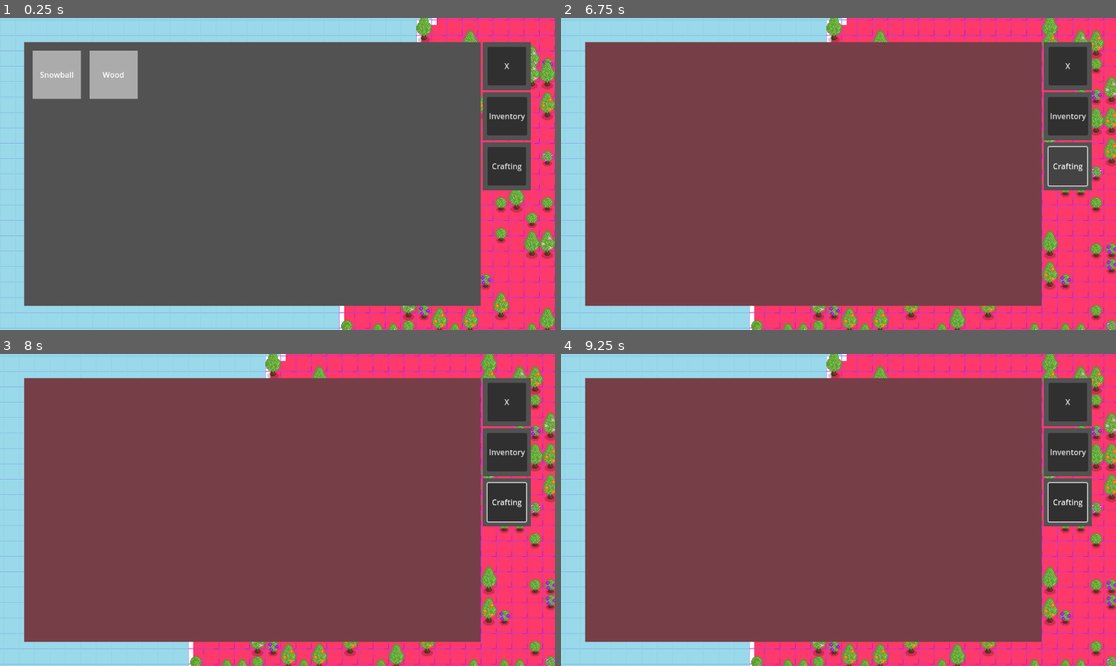
Above: before the commit, frames 1-4 (two rows, left to right).
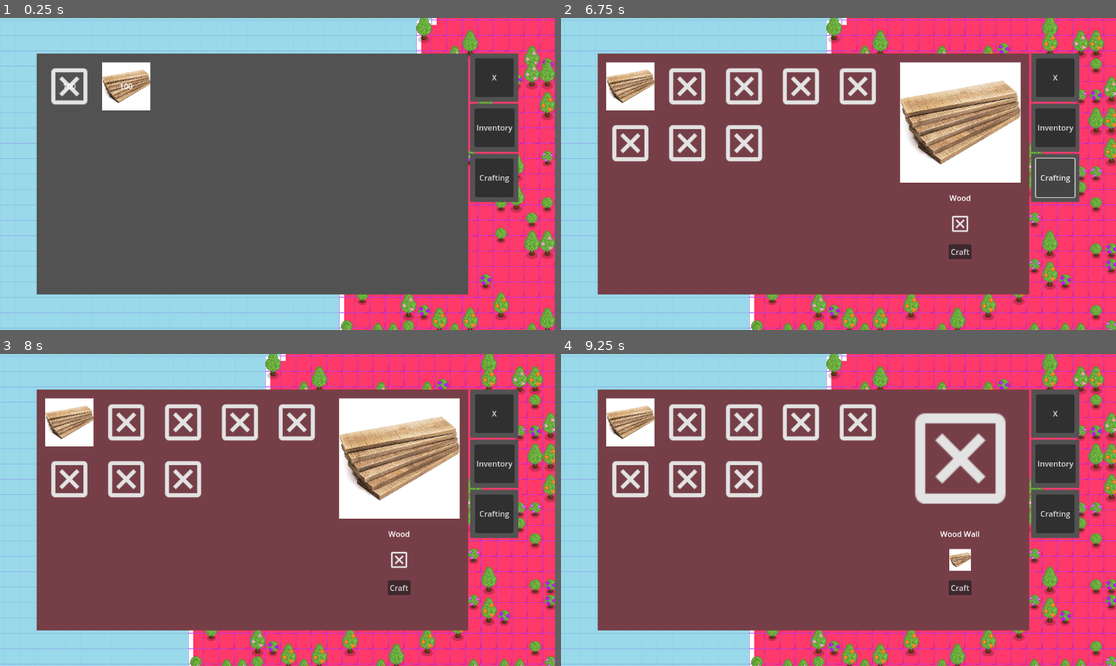
Above: after the commit, the same moments.

Repository: BigWing06/CS3-CapstoneProject
Game: Godot game, scene res://Viewport/Main.tscn
Same seed, same stepped clock (60 frames per second), same inputs: the game is played once before the commit and once after it.
Inputs (mouse positions are in pixels of both pictures, inside the frame that each line leads up to):
- Up to frame 1 (0.25 s): no input
- Up to frame 2 (6.75 s): click "X" at 0.5 s; tap Enter at 1.25 s; move the mouse to (960, 158) at 1.27 s; hold D (move_right) 1.28-2.03 s; click (960, 158) at 1.35 s; move the mouse to (727, 189) at 2.02 s; hold S (move_down) 2.03-2.78 s; right-click (727, 189) at 2.1 s; move the mouse to (894, 105) at 2.77 s; hold D (move_right) 2.78-3.53 s; tap Mouse wheel down (scrollDown) at 2.85 s; move the mouse to (810, 236) at 3.52 s; hold W (move_up) 3.53-4.28 s; tap Mouse wheel up (scrollUp) at 3.6 s; move the mouse to (1005, 220) at 4.27 s; hold A (move_left) 4.28-5 s; click (1005, 220) at 4.35 s; tap R (toggleInventory) at 4.9 s; click (627, 86) at 5 s, where only the run after the commit has a clickable "100"; click "Inventory" at 5.75 s; click "Crafting" at 6.5 s
- Up to frame 3 (8 s): click (66, 422) at 7.25 s, where only the run after the commit has a clickable "saf"
- Up to frame 4 (9.25 s): click (688, 422) at 8 s, where only the run after the commit has a clickable "saf"; click (744, 422) at 8.75 s, where only the run after the commit has a clickable "saf"

The runs differ from the first frame. In frame 1, 16% of the frame differs, in the area x 4-96%, y 7-93%; in frame 2, 26%; in frame 3, 27%; in frame 4, 21%.

Commit message:
Initial Creation of Crafting Subsection

Diff:
--- a/globals/utils.gd
+++ b/globals/utils.gd
@@ -1,6 +1,7 @@
 extends Node
 
-var towerImageRootPath = "res://Tower/towerResources/" #Path to folder that contains all of the tower art
+var towerImageRootPath = "res://gameplayReferences/towerIcons/" #Path to folder that contains all of the tower art
+var resourceImageRootPath = "res://gameplayReferences/resourceIcons" #Path to folder that contains all of the tower art
 
 var fileNotFound = preload("res://fileNotFound.png")
 
@@ -23,3 +24,6 @@
 	if (null == image):
 		image = fileNotFound
 	return image
+
+func appendToPath(path:String, file: String):
+	return path + "/" + file
--- a/inventory/craftingMenu/craftingMenu.tscn
+++ b/inventory/craftingMenu/craftingMenu.tscn
@@ -13,14 +13,13 @@
 script = ExtResource("1_qkflq")
 
 [node name="margin" type="Control" parent="."]
+custom_minimum_size = Vector2(1000, 500)
 layout_mode = 1
-anchors_preset = 15
-anchor_right = 1.0
-anchor_bottom = 1.0
-offset_left = 50.0
-offset_top = 50.0
-offset_right = -50.0
-offset_bottom = -50.0
+anchors_preset = 8
+anchor_left = 0.5
+anchor_top = 0.5
+anchor_right = 0.5
+anchor_bottom = 0.5
 grow_horizontal = 2
 grow_vertical = 2
 
--- /dev/null
+++ b/inventory/craftingMenu/craftingSubsection/craftingSubsection.gd
@@ -0,0 +1,28 @@
+extends Control
+
+@onready var itemSlotDisplay = preload("res://inventory/craftingMenu/itemSlotDisplay.tscn")
+
+@onready var gridContainer = $HBoxContainer/GridContainer
+@onready var displaySectionContainer = $HBoxContainer/displaySection/container
+@onready var resourceGridContainer = displaySectionContainer.get_node("GridContainer")
+# Called when the node enters the scene tree for the first time.
+func _ready() -> void:
+	for item in utils.resourceJSON.keys():
+		if "recipe" in utils.resourceJSON[item].keys():
+			var itemDisplay = itemSlotDisplay.instantiate()
+			itemDisplay.display(item)
+			itemDisplay.pressed.connect(func(): _displayForCraft(item))
+			gridContainer.add_child(itemDisplay)
+	_displayForCraft("wood")
+
+func _displayForCraft(resource):
+	for child in resourceGridContainer.get_children():
+		child.queue_free()
+	var resourceInfo = utils.resourceJSON[resource]
+	displaySectionContainer.get_node("resourceName").text = resourceInfo["name"]
+	displaySectionContainer.get_node("TextureRect").texture = utils.loadImage(utils.appendToPath(utils.resourceImageRootPath, resource + ".png"))
+	for requiredResource in resourceInfo["recipe"].keys():
+		var requiredResourceDisplay = itemSlotDisplay.instantiate()
+		requiredResourceDisplay.custom_minimum_size = Vector2(45, 45)
+		requiredResourceDisplay.display(requiredResource)
+		resourceGridContainer.add_child(requiredResourceDisplay)
--- a/inventory/craftingMenu/craftingSubsection/craftingSubsection.tscn
+++ b/inventory/craftingMenu/craftingSubsection/craftingSubsection.tscn
@@ -1,4 +1,6 @@
-[gd_scene format=3 uid="uid://jihub5mpgfwm"]
+[gd_scene load_steps=2 format=3 uid="uid://jihub5mpgfwm"]
+
+[ext_resource type="Script" path="res://inventory/craftingMenu/craftingSubsection/craftingSubsection.gd" id="1_xkm27"]
 
 [node name="subsectionContainer" type="Control"]
 layout_mode = 3
@@ -8,6 +10,7 @@
 grow_horizontal = 2
 grow_vertical = 2
 size_flags_horizontal = 3
+script = ExtResource("1_xkm27")
 
 [node name="ColorRect" type="ColorRect" parent="."]
 layout_mode = 1
@@ -17,3 +20,54 @@
 grow_horizontal = 2
 grow_vertical = 2
 color = Color(0.462656, 0.245271, 0.278267, 1)
+
+[node name="HBoxContainer" type="HBoxContainer" parent="."]
+layout_mode = 1
+anchors_preset = -1
+anchor_right = 1.0
+anchor_bottom = 1.0
+offset_left = 18.0
+offset_top = 18.0
+offset_right = -18.0
+offset_bottom = -18.0
+grow_horizontal = 2
+grow_vertical = 2
+
+[node name="GridContainer" type="GridContainer" parent="HBoxContainer"]
+layout_mode = 2
+size_flags_horizontal = 3
+theme_override_constants/h_separation = 18
+theme_override_constants/v_separation = 18
+columns = 5
+
+[node name="displaySection" type="Control" parent="HBoxContainer"]
+custom_minimum_size = Vector2(250, 0)
+layout_mode = 2
+
+[node name="container" type="VBoxContainer" parent="HBoxContainer/displaySection"]
+layout_mode = 1
+anchors_preset = 15
+anchor_right = 1.0
+anchor_bottom = 1.0
+grow_horizontal = 2
+grow_vertical = 2
+theme_override_constants/separation = 20
+
+[node name="TextureRect" type="TextureRect" parent="HBoxContainer/displaySection/container"]
+layout_mode = 2
+expand_mode = 5
+stretch_mode = 5
+
+[node name="resourceName" type="Label" parent="HBoxContainer/displaySection/container"]
+layout_mode = 2
+horizontal_alignment = 1
+
+[node name="GridContainer" type="GridContainer" parent="HBoxContainer/displaySection/container"]
+layout_mode = 2
+size_flags_horizontal = 4
+columns = 6
+
+[node name="Button" type="Button" parent="HBoxContainer/displaySection/container"]
+layout_mode = 2
+size_flags_horizontal = 4
+text = "Craft"
--- a/inventory/craftingMenu/inventorySubsection/inventoryItemSlot.tscn
+++ /dev/null
@@ -1,34 +0,0 @@
-[gd_scene load_steps=2 format=3 uid="uid://c2kjrlgsa3g3"]
-
-[ext_resource type="Script" path="res://inventory/craftingMenu/inventorySubsection/inventoryItem_slot.gd" id="1_ahpwb"]
-
-
-[node name="InventoryItemSlot" type="Control"]
-custom_minimum_size = Vector2(100, 100)
-layout_mode = 3
-anchors_preset = 15
-anchor_right = 1.0
-anchor_bottom = 1.0
-grow_horizontal = 2
-grow_vertical = 2
-script = ExtResource("1_ahpwb")
-
-[node name="ColorRect" type="ColorRect" parent="."]
-layout_mode = 1
-anchors_preset = 15
-anchor_right = 1.0
-anchor_bottom = 1.0
-grow_horizontal = 2
-grow_vertical = 2
-color = Color(0.67069, 0.67069, 0.67069, 1)
-
-[node name="nameLbl" type="Label" parent="."]
-layout_mode = 1
-anchors_preset = 15
-anchor_right = 1.0
-anchor_bottom = 1.0
-grow_horizontal = 2
-grow_vertical = 2
-text = "saf"
-horizontal_alignment = 1
-vertical_alignment = 1
--- a/inventory/craftingMenu/inventorySubsection/inventoryItem_slot.gd
+++ /dev/null
@@ -1,5 +0,0 @@
-extends Control
-
-func display(resource): #Called by the crafting menu script to show a specific resource
-	var resourceData = utils.resourceJSON[resource]
-	$nameLbl.text = resourceData["name"]
--- a/inventory/craftingMenu/inventorySubsection/inventorySubsection.gd
+++ b/inventory/craftingMenu/inventorySubsection/inventorySubsection.gd
@@ -1,5 +1,5 @@
 extends Control
-@onready var inventoryContinaer = preload("res://inventory/craftingMenu/inventorySubsection/inventoryItemSlot.tscn")
+@onready var inventoryContinaer = preload("res://inventory/craftingMenu/itemSlotDisplay.tscn")
 @onready var gridContainer = $GridContainer
 func _ready() -> void:
 	global.player.inventory.resourcesChanged.connect(update)
@@ -12,5 +12,5 @@
 	resources.sort()
 	for resource in resources:
 		var container = inventoryContinaer.instantiate()
-		container.display(resource)
+		container.display(resource, inventoryDict[resource])
 		gridContainer.add_child(container)
--- /dev/null
+++ b/inventory/craftingMenu/itemSlotDisplay.gd
@@ -0,0 +1,11 @@
+extends TextureButton
+
+func display(resource, amount = -2): #Called by the crafting menu script to show a specific resource
+	var amountLbl = $amountLbl
+	var resourceData = utils.resourceJSON[resource]
+	if amount != -2:
+		amountLbl.visible = true
+		amountLbl.text = str(amount)
+	else:
+		amountLbl.visible = false
+	texture_normal = utils.loadImage(utils.appendToPath(utils.resourceImageRootPath, resource + ".png"))
--- /dev/null
+++ b/inventory/craftingMenu/itemSlotDisplay.tscn
@@ -0,0 +1,25 @@
+[gd_scene load_steps=2 format=3 uid="uid://c2kjrlgsa3g3"]
+
+[ext_resource type="Script" path="res://inventory/craftingMenu/itemSlotDisplay.gd" id="1_ahpwb"]
+
+[node name="InventoryItemSlot" type="TextureButton"]
+custom_minimum_size = Vector2(100, 100)
+anchors_preset = 15
+anchor_right = 1.0
+anchor_bottom = 1.0
+grow_horizontal = 2
+grow_vertical = 2
+ignore_texture_size = true
+stretch_mode = 5
+script = ExtResource("1_ahpwb")
+
+[node name="amountLbl" type="Label" parent="."]
+layout_mode = 1
+anchors_preset = 15
+anchor_right = 1.0
+anchor_bottom = 1.0
+grow_horizontal = 2
+grow_vertical = 2
+text = "saf"
+horizontal_alignment = 1
+vertical_alignment = 1
Binary file added: gameplayReferences/resourceIcons/wood.png
Not shown, changed: gameplayReferences/resourceIcons/wood.png.import
Renamed: Tower/towerResources/basicIcicle.png -> gameplayReferences/towerIcons/basicIcicle.png
Not shown, added: gameplayReferences/towerIcons/basicIcicle.png.import
Renamed: Tower/towerResources/basicSnowball.png -> gameplayReferences/towerIcons/basicSnowball.png
Not shown, changed: gameplayReferences/towerIcons/basicSnowball.png.import
Not shown, changed: gameplayReferences/towerIcons/freezeTower.png.import
Renamed: Tower/towerResources/heavyIcicle.png -> gameplayReferences/towerIcons/heavyIcicle.png
Not shown, changed: gameplayReferences/towerIcons/heavyIcicle.png.import
Renamed: Tower/towerResources/heavySnowball.png -> gameplayReferences/towerIcons/heavySnowball.png
Not shown, changed: gameplayReferences/towerIcons/heavySnowball.png.import
Renamed: Tower/towerResources/pierceTower.png -> gameplayReferences/towerIcons/pierceTower.png
(and 2 more such lines)
